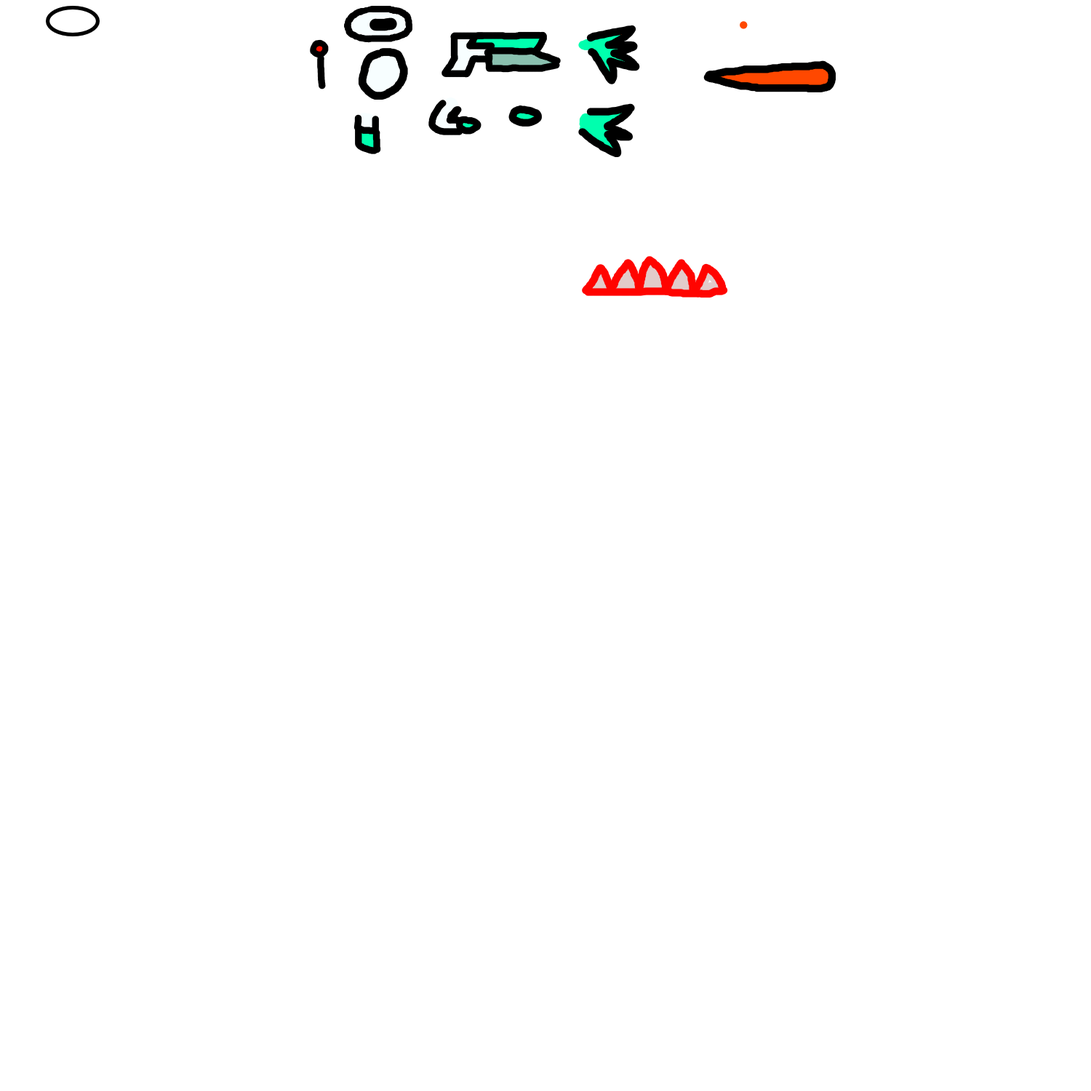
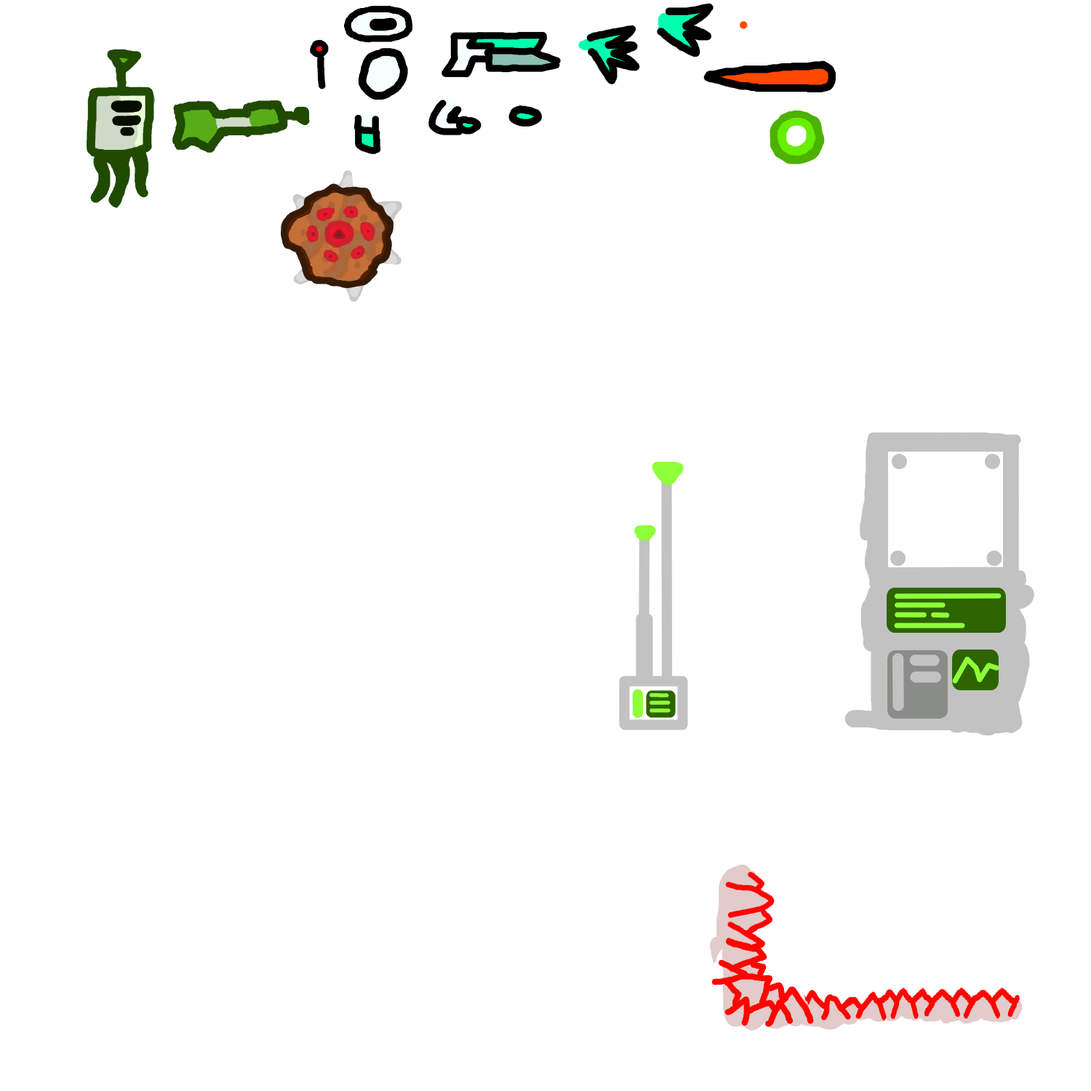
Layer changes from the first 1091 x 1091 image to the second:
removed layer "Layer 2" over [45, 2, 826, 302]
removed layer "Layer 3" over [279, 2, 1035, 606]
showed "Layer 1", painted on it over [45, 2, 1035, 1032]
